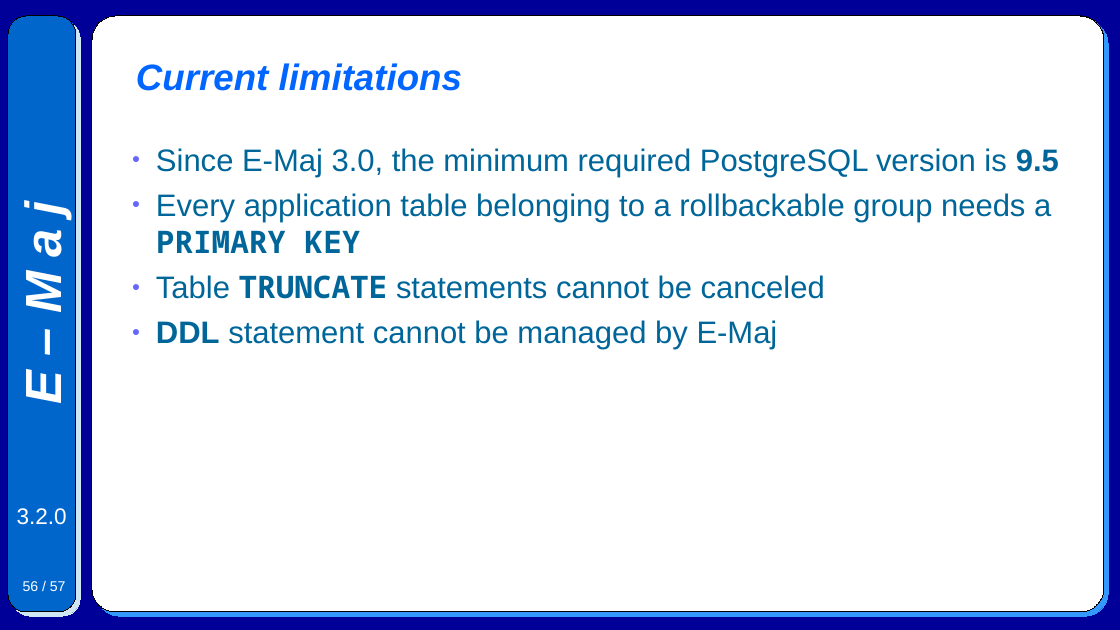
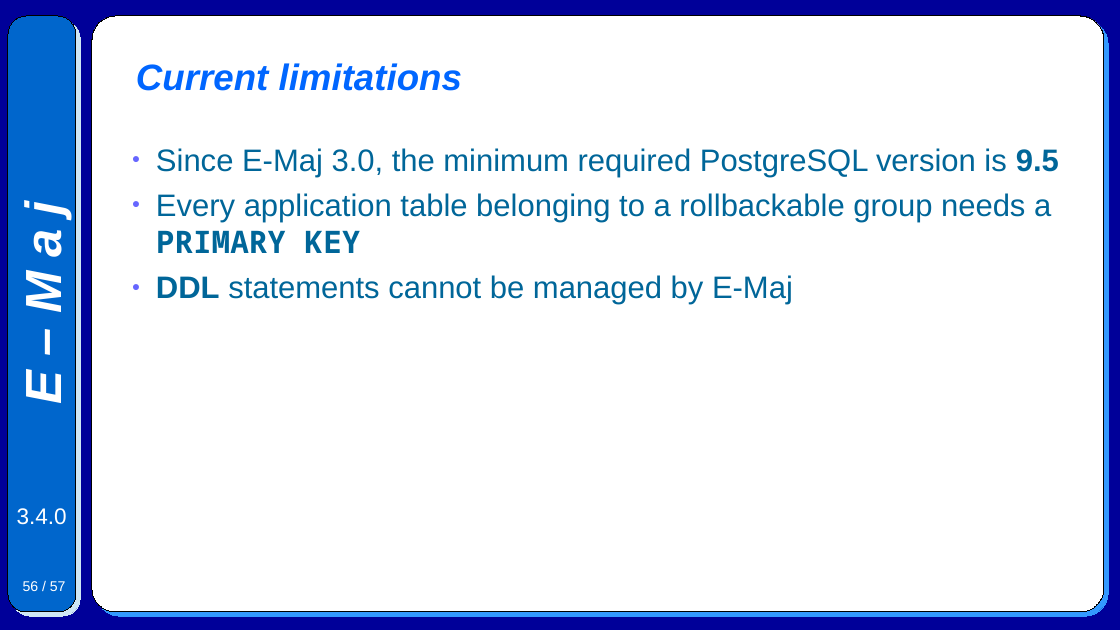
Before and after one commit to beaud76/emaj_doc, a slide deck: slide 56 of Emaj.devel_pres_en.odp. Drawn at 1120x630 pixels with LibreOffice and Linux fonts; fonts in the diff are those of the drawing. Boxes give left, top, right and bottom in pixels: in the first picture for what was removed or moved away, otherwise in the second. Text is boxed around its words. In the diff, an @@ line names an element or a change of style, - is before the commit and + after.

```diff
--- a/Emaj.devel_pres_en.odp
+++ b/Emaj.devel_pres_en.odp
@@ text at (156,275,793,305): text changed @@
-● Table TRUNCATE statements cannot be canceled
-● DDL statement cannot be managed by E-Maj
+● DDL statements cannot be managed by E-Maj
@@ text at (17,508,67,525): text changed @@
-3.2.0
+3.4.0
```
Also in this commit, not shown: 51 other slides changed, 5 other files.
